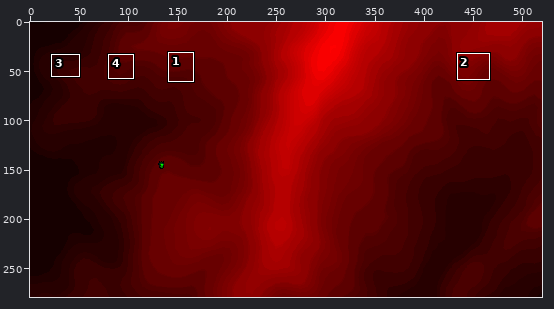
Sprite sheet: Assets/MickRendered/selectedHabitsAndDog2.png. Above, an overview of the earlier version with the close-up marked.
Close-up. As it was:
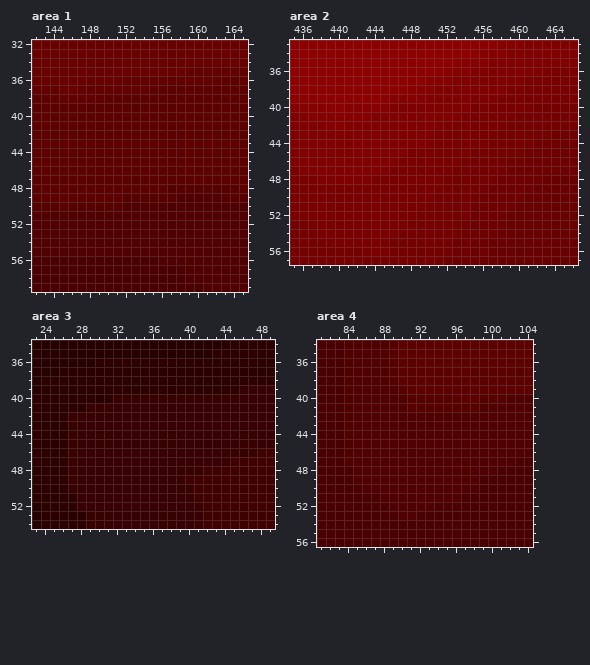
The file is 520x279 pixels. Colours within 5 levels of each other are drawn and written as one. Shown: area 1: x 142..165, y 32..59; area 2: x 435..466, y 33..57; area 3: x 23..49, y 34..54; area 4: x 81..104, y 34..56. The commit also changed other parts of the picture, which this record leaves out.
And afterwards:
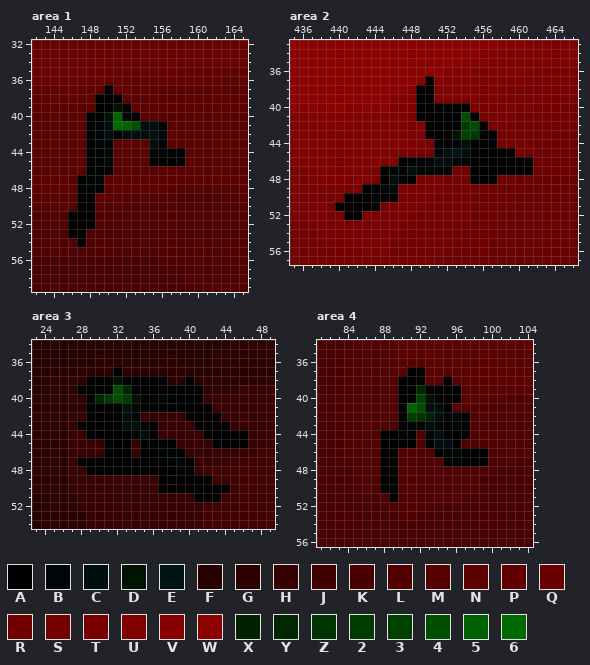
Palette (. is transparent): A #000000  B #000606  C #000e0e  D #001200  E #001414  F #270000  G #2d0000  H #380000  J #410000  K #4a0000  L #500000  M #560000  N #5c0000  P #620000  Q #680000  R #6e0000  S #740000  T #7a0000  U #800000  V #860000  W #8d0000  X #002200  Y #002800  Z #003400  2 #003b00  3 #004100  4 #004e00  5 #006200  6 #006a00
Difference:
Changed rows in their new state; - is an unchanged pixel.
Area 1:
first column x 146:
37 ----A--------
38 ---AAA-------
39 ---AADA------
40 --AAD5BA-----
41 --ABC654CCA--
42 --ABCBCCCCB--
43 --ABB----CB--
44 --ABB----BBAA
45 --ABB----AAAA
46 --ABA--------
47 -ABB---------
48 -ABA---------
49 -AA----------
50 -AA----------
51 AAA----------
52 AAA----------
53 AA-----------
54 -A-----------
Area 2:
first column x 440:
37 ----------A-----------
38 ---------AA-----------
39 ---------AA-----------
40 ---------AAAAAA-------
41 ---------AAAAA4A------
42 ----------AAAA24A-----
43 ----------AAAD32AA----
44 -----------AABDAAA----
45 -----------BCECAAAAA--
46 -------ABBBCCBAAAAAAAA
47 -----ABBCBBBB--AAAAAAA
48 -----ACBA------AAA----
49 ---AABB---------------
50 -AAABAA---------------
51 AAAAA-----------------
52 -AA-------------------
Area 3:
first column x 28:
37 ----A--------------
38 -AAADAAAAA--A------
39 AAAA4YAAAAAAAA-----
40 -AY242DAABAAAA-----
41 -AAAADBAAAAAAAA----
42 -AAAACB-----AAAA---
43 AAAAACCBA----AAAA--
44 -AAAAABCA-----AAAAA
45 ---AAA-BBBA----AAAA
46 ---AAA-AABBA-------
47 AAAAAAAAAABBA------
48 -AAAAAAAAAABA------
49 ---------AAAAAA----
50 ---------AAAAAAAA--
51 -------------AAA---
Area 4:
first column x 88:
37 ---AA-------
38 --AAA--A----
39 --AAYAAAA---
40 --AA3DAAA---
41 --A54CCA----
42 --A2ZXCBBA--
43 --ABBCBABA--
44 AABB-BCAAA--
45 AAAA-ACCA---
46 AA----ABBAAA
47 AA-----AAAAA
48 AA----------
49 AA----------
50 AA----------
51 -A----------
Pixel boxes of the changes (left, top, right, bottom) in both close-ups:
changed: (68, 85, 185, 247)
changed: (335, 76, 533, 220)
changed: (77, 367, 248, 502)
changed: (380, 367, 488, 502)
